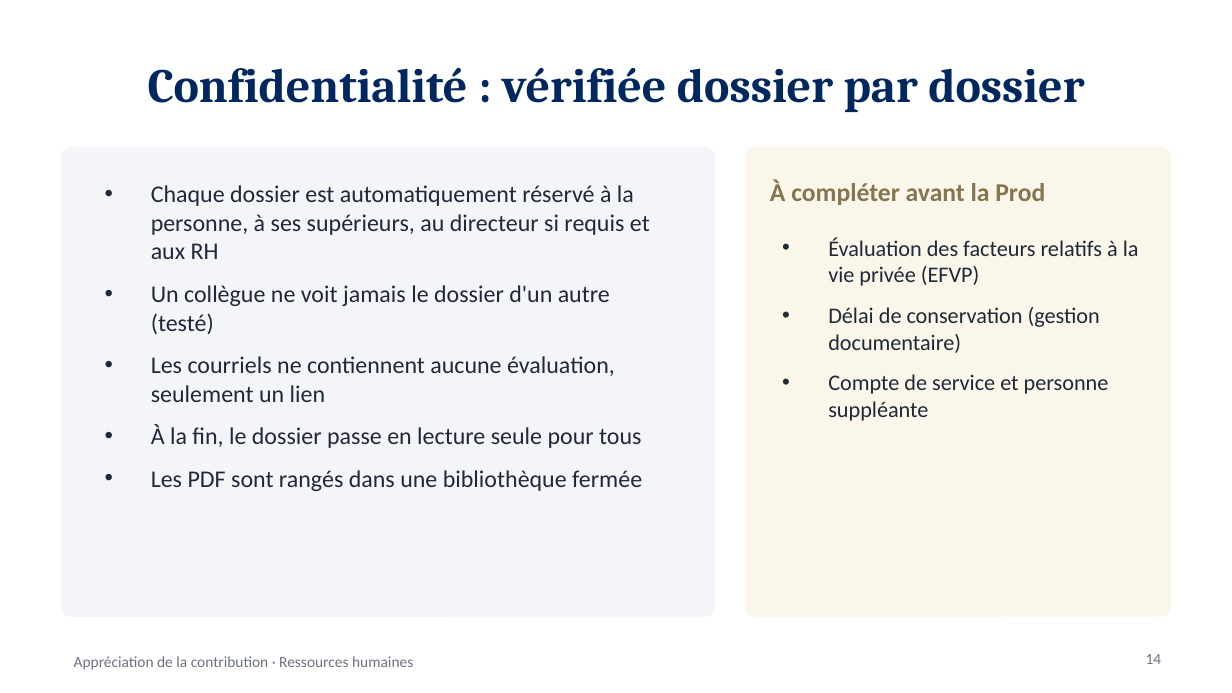
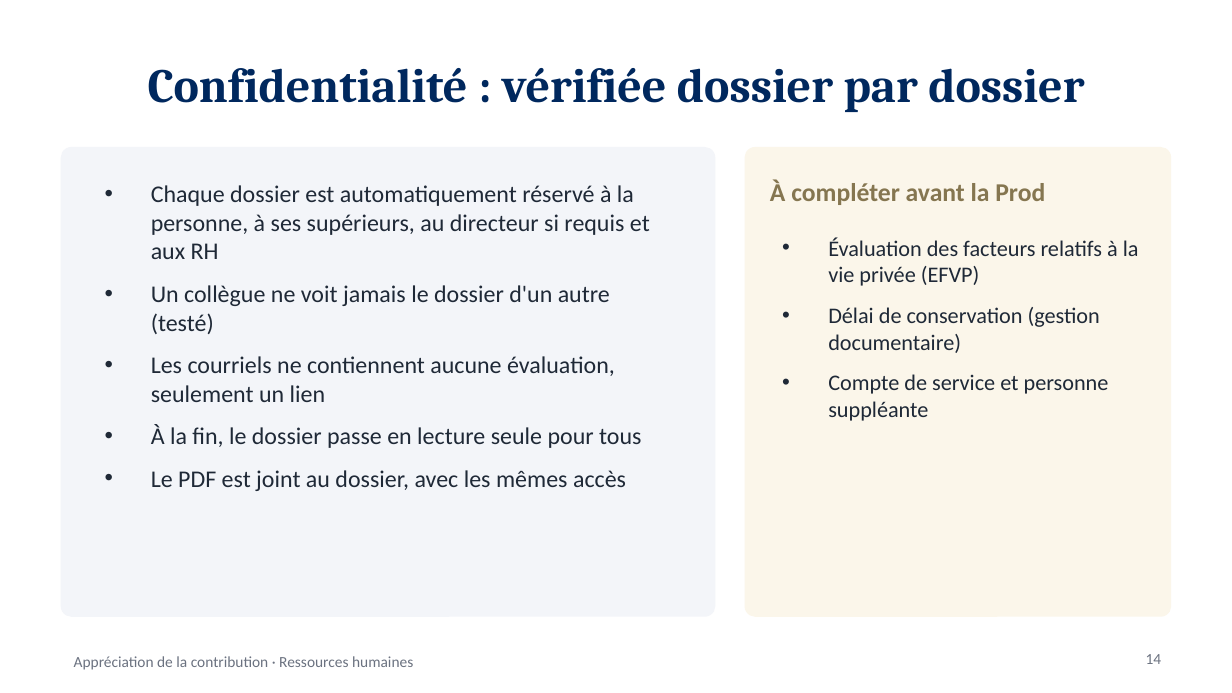
Before and after one commit to tazmustang/jsoncrack.com, a slide deck: slide 14 of powerapps/presentation/Presentation-Appreciation-contribution.pptx. Drawn at 1232x693 pixels with LibreOffice and Linux fonts; fonts in the diff are those of the drawing. Boxes give left, top, right and bottom in pixels: in the first picture for what was removed or moved away, otherwise in the second. Text is boxed around its words. In the diff, an @@ line names an element or a change of style, - is before the commit and + after.

```diff
--- a/powerapps/presentation/Presentation-Appreciation-contribution.pptx
+++ b/powerapps/presentation/Presentation-Appreciation-contribution.pptx
@@ text at (x1=151, y1=470, x2=626, y2=491): text changed @@
-• Les PDF sont rangés dans une bibliothèque fermée
+• Le PDF est joint au dossier, avec les mêmes accès
```
Also in this commit, not shown: 5 other slides changed, 34 other files.
